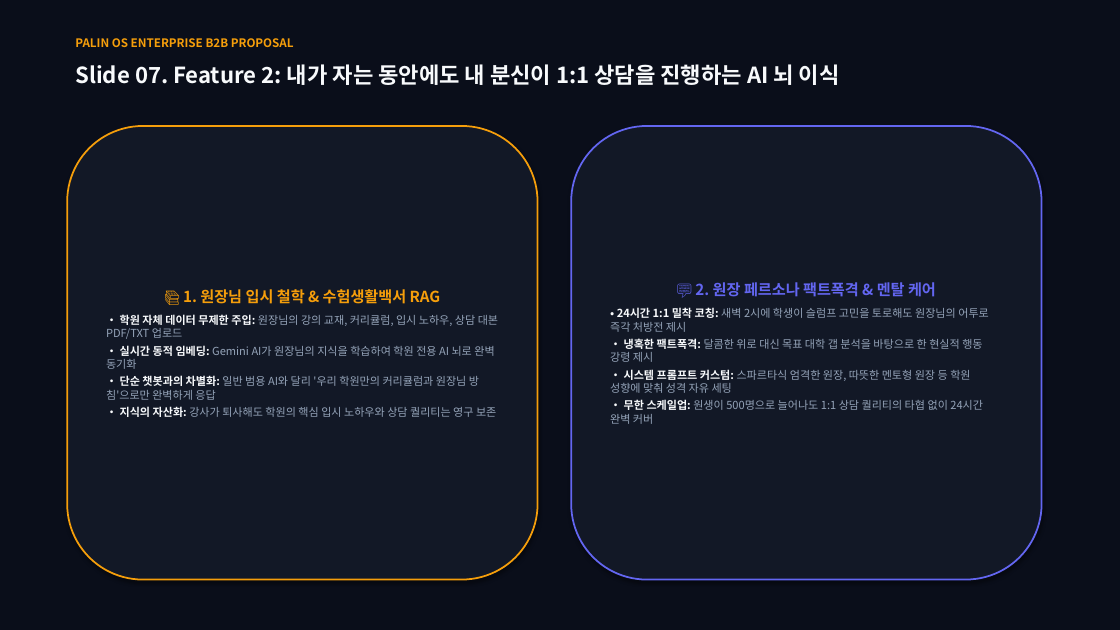
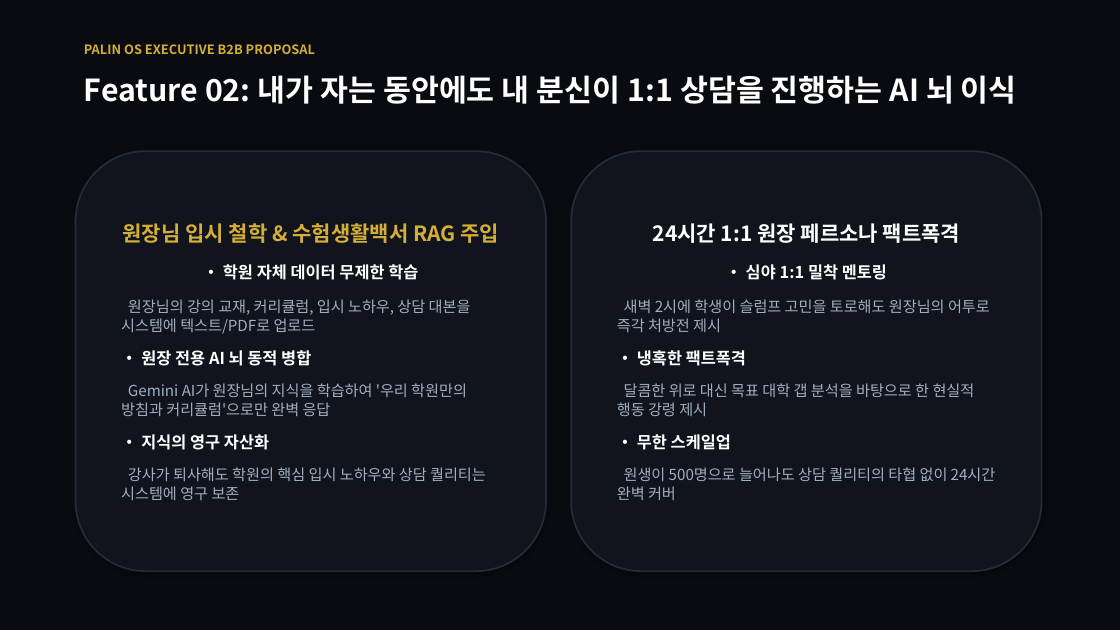
Before and after one commit to cheol-hun-kim/PALIN, a slide deck: slide 7 of PALIN_OS_B2B_Director_Proposal.pptx. Drawn at 1120x630 pixels with LibreOffice and Linux fonts; fonts in the diff are those of the drawing. Boxes give left, top, right and bottom in pixels: in the first picture for what was removed or moved away, otherwise in the second. Text is boxed around its words. In the diff, an @@ line names an element or a change of style, - is before the commit and + after.

Commit message:
style: Minimalist luxury executive aesthetic (20 slides, heavy obsidian+gold, large typography)

```diff
--- a/PALIN_OS_B2B_Director_Proposal.pptx
+++ b/PALIN_OS_B2B_Director_Proposal.pptx
@@ rectangle at [0,0,1120,630]: fill #0A0E1A to #090B10 @@
@@ text at [84,44,315,54]: text changed; size 10 to 11 pt; text colour #F59E0B to #D4AF37 @@
-PALIN OS ENTERPRISE B2B PROPOSAL
+PALIN OS EXECUTIVE B2B PROPOSAL
@@ text at [84,75,1017,104]: text changed; size 19 to 26 pt; text colour #F8FAFC to #FFFFFF @@
-Slide 07. Feature 2: 내가 자는 동안에도 내 분신이 1:1 상담을 진행하는 AI 뇌 이식
+Feature 02: 내가 자는 동안에도 내 분신이 1:1 상담을 진행하는 AI 뇌 이식
@@ rounded rectangle "원장님 입시 철학 & 수험생활백서 ...": place and size @@
-rounded rectangle "원장님 입시 철학 & 수험생활백서 ..." at [67,126,538,580]
+rounded rectangle "원장님 입시 철학 & 수험생활백서 ..." at [76,151,546,571]
@@ rounded rectangle "원장님 입시 철학 & 수험생활백서 ..." at [76,151,546,571]: fill #121826 to #11141C; outline #F59E0B 1.5 pt to #262B3A 1.5 pt @@
@@ rounded rectangle "24시간 1:1 원장 페르소나 팩트폭격": place and size @@
-rounded rectangle "24시간 1:1 원장 페르소나 팩트폭격" at [571,126,1042,580]
+rounded rectangle "24시간 1:1 원장 페르소나 팩트폭격" at [571,151,1042,571]
@@ rounded rectangle "24시간 1:1 원장 페르소나 팩트폭격" at [571,151,1042,571]: fill #121826 to #11141C; outline #6366F1 1.5 pt to #262B3A 1.5 pt @@
@@ text in rounded rectangle at [121,223,499,500]: text changed; size 9.5 to 13 pt; text colour #94A3B8 to #A0AEC0 @@
-📚 1. 원장님 입시 철학 & 수험생활백서 RAG
-• 학원 자체 데이터 무제한 주입: 원장님의 강의 교재, 커리큘럼, 입시 노하우, 상담 대본 PDF/TXT 업로드
-• 실시간 동적 임베딩: Gemini AI가 원장님의 지식을 학습하여 학원 전용 AI 뇌로 완벽 동기화
-• 단순 챗봇과의 차별화: 일반 범용 AI와 달리 '우리 학원만의 커리큘럼과 원장님 방침'으로만 완벽하게 응답
-• 지식의 자산화: 강사가 퇴사해도 학원의 핵심 입시 노하우와 상담 퀄리티는 영구 보존
+원장님 입시 철학 & 수험생활백서 RAG 주입
+• 학원 자체 데이터 무제한 학습
+원장님의 강의 교재, 커리큘럼, 입시 노하우, 상담 대본을 시스템에 텍스트/PDF로 업로드
+• 원장 전용 AI 뇌 동적 병합
+Gemini AI가 원장님의 지식을 학습하여 '우리 학원만의 방침과 커리큘럼'으로만 완벽 응답
+• 지식의 영구 자산화
+강사가 퇴사해도 학원의 핵심 입시 노하우와 상담 퀄리티는 시스템에 영구 보존
@@ text in rounded rectangle at [617,223,996,500]: text changed; size 9.5 to 13 pt; text colour #94A3B8 to #A0AEC0 @@
-💬 2. 원장 페르소나 팩트폭격 & 멘탈 케어
-• 24시간 1:1 밀착 코칭: 새벽 2시에 학생이 슬럼프 고민을 토로해도 원장님의 어투로 즉각 처방전 제시
-• 냉혹한 팩트폭격: 달콤한 위로 대신 목표 대학 갭 분석을 바탕으로 한 현실적 행동 강령 제시
-• 시스템 프롬프트 커스텀: 스파르타식 엄격한 원장, 따뜻한 멘토형 원장 등 학원 성향에 맞춰 성격 자유 세팅
-• 무한 스케일업: 원생이 500명으로 늘어나도 1:1 상담 퀄리티의 타협 없이 24시간 완벽 커버
+24시간 1:1 원장 페르소나 팩트폭격
+• 심야 1:1 밀착 멘토링
+새벽 2시에 학생이 슬럼프 고민을 토로해도 원장님의 어투로 즉각 처방전 제시
+• 냉혹한 팩트폭격
+달콤한 위로 대신 목표 대학 갭 분석을 바탕으로 한 현실적 행동 강령 제시
+• 무한 스케일업
+원생이 500명으로 늘어나도 상담 퀄리티의 타협 없이 24시간 완벽 커버
```
Also in this commit, not shown: 15 other slides changed, 4 slides added, 1 other file.
